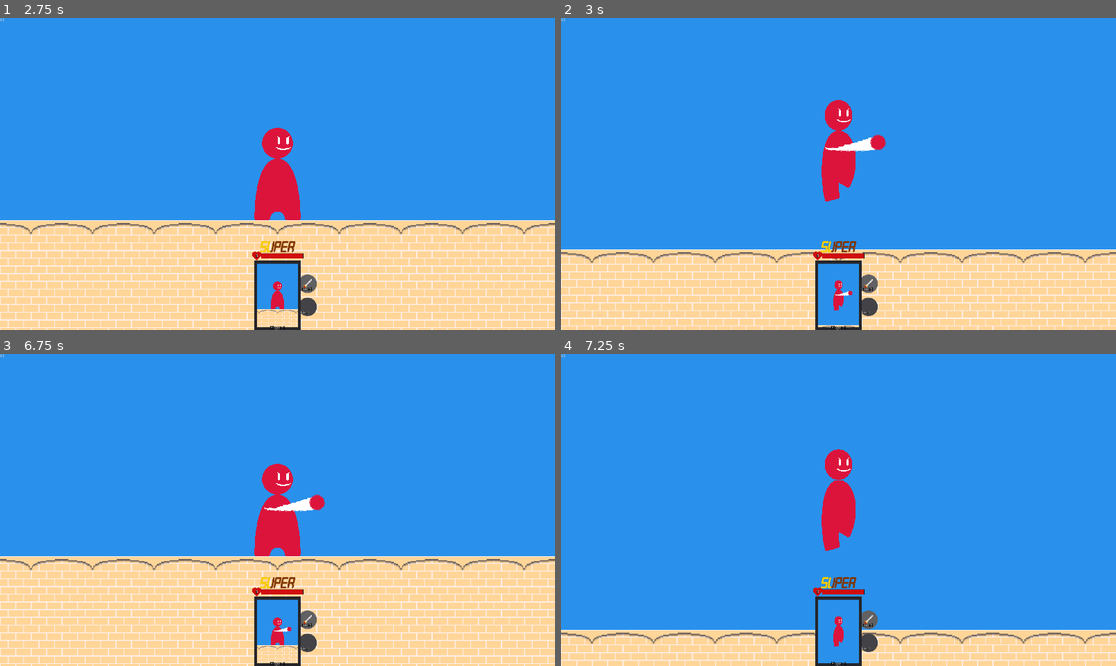
Above: before the commit, frames 1-4 (two rows, left to right).
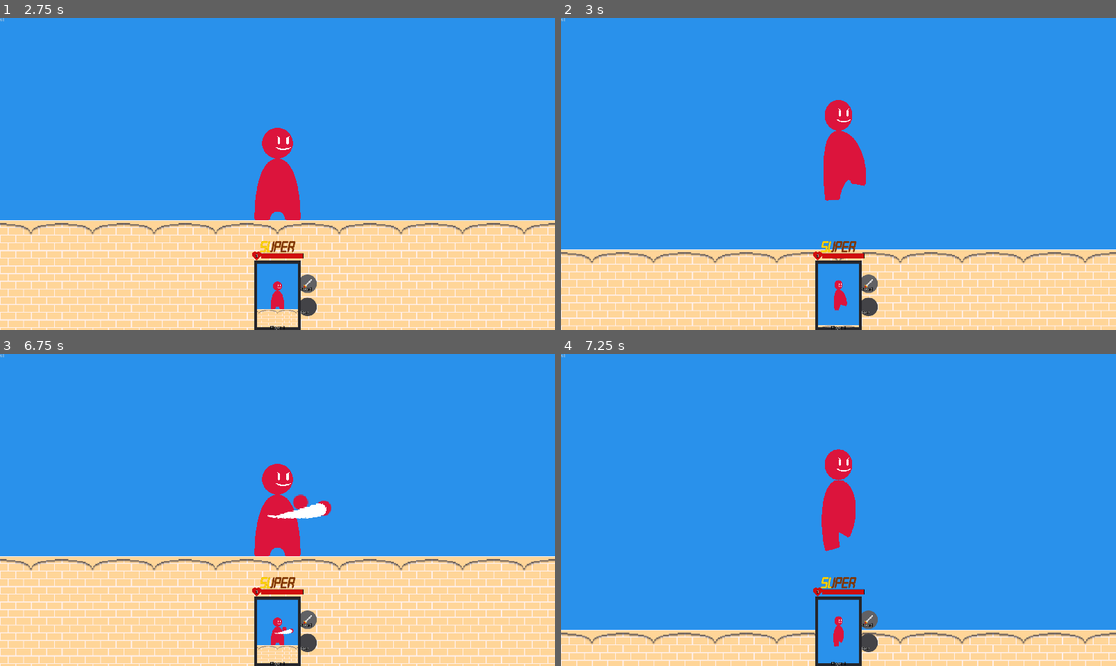
Above: after the commit, the same moments.

Repository: Essojadojef/offhand-champion
Game: Godot game, scene res://fight_gui.tscn
The game is run twice, just before and just after one commit, with the same random seed, the same clock (stepped at 60 frames per second) and the same inputs. The engine's default icon, where the game draws it, is replaced by a stand-in: a white triangle on a blue panel in a dark square.
Inputs (mouse positions are in pixels of both pictures, inside the frame that each line leads up to):
- Up to frame 1 (2.75 s): tap Enter at 0.5 s; move the mouse to (399, 158) at 0.52 s; hold Right (ui_right) 0.53-1.25 s; tap P at 0.6 s; click (399, 158) at 0.67 s; tap Space at 0.77, 2.27 s; click "Ready" at 1.25 s; move the mouse to (166, 189) at 2.02 s; hold Down (ui_down) from 2.03 s (still down); tap I at 2.1 s
- Up to frame 2 (3 s): tap Space at 2.75 s; move the mouse to (894, 105) at 2.77 s; release Down (ui_down) at 2.78 s; hold Right (ui_right) from 2.78 s (still down); tap J at 2.85 s
- Up to frame 3 (6.75 s): move the mouse to (249, 572) at 3.52 s; release Right (ui_right) at 3.53 s; hold Up (ui_up) 3.53-4.28 s; tap K at 3.6 s; click (249, 572) at 3.67 s; tap Space at 3.77, 4.52, 5.27 s; move the mouse to (444, 556) at 4.27 s; hold Left (ui_left) 4.28-5.78 s; tap O at 4.35 s; move the mouse to (111, 463) at 5.02 s; tap P at 5.1 s; move the mouse to (305, 510) at 5.77 s; hold Down (ui_down) 5.78-6.53 s; tap I at 5.85 s; click (305, 510) at 5.92 s; move the mouse to (194, 432) at 6.52 s; hold Right (ui_right) from 6.53 s (still down); tap J at 6.6 s
- Up to frame 4 (7.25 s): keep holding Right (ui_right); tap Space at 6.77 s

Frame 1 is identical in both runs. In frame 2, 0.7% of the frame differs, in the area x 46-59%, y 36-94%; in frame 3, 0.6%; in frame 4, nothing differs.

Commit message:
Changes and additions to bare.tscn.
Added midair_kick and kick_flurry attacks.
Changes to punch_1 and punch_2.

Diff:
--- a/weapon_masters/weapons/bare/scene.tscn
+++ b/weapon_masters/weapons/bare/scene.tscn
@@ -13,29 +13,48 @@
 	$Punch.hide()
 
 	skeleton = $Skeleton
+	animate_skeleton = false
 
 	if user and user.controller:
-		$Punch/Hand.modulate = user.controller.color
+		$Hand1.modulate = user.controller.color
+		$Hand2.modulate = user.controller.color
+	$Hand1.hide()
+	$Hand2.hide()
 
 func get_attack() -> String:
 
 	if user.v_tilt == -1:
 		return \"uppercut\"
-	if user.v_tilt == 1:
-		return \"kick\"
-
-	return \"punch_2\" if get_current_animation() == \"punch_1\" else \"punch_1\"
+
+	if user.on_ground:
+		if user.v_tilt == 1:
+			return \"kick\"
+
+		return \"punch_2\" if get_current_animation() == \"punch_1\" else \"punch_1\"
+
+	else:
+		if user.v_tilt == 1:
+			return \"kick_flurry\"
+
+		return \"midair_kick\"
 
 "
 
 [sub_resource type="CapsuleShape2D" id=2]
 radius = 8.0
-height = 24.0
-
-[sub_resource type="RectangleShape2D" id=3]
+height = 28.0
+
+[sub_resource type="CapsuleShape2D" id=3]
+radius = 12.0
+height = 40.0
+
+[sub_resource type="RectangleShape2D" id=4]
 extents = Vector2( 16, 16 )
 
-[sub_resource type="Animation" id=4]
+[sub_resource type="CircleShape2D" id=5]
+radius = 16.0
+
+[sub_resource type="Animation" id=6]
 length = 0.266667
 step = 0.0166667
 tracks/0/type = "value"
@@ -110,8 +129,354 @@
 "update": 1,
 "values": [ true, false ]
 }
-
-[sub_resource type="Animation" id=5]
+tracks/6/type = "value"
+tracks/6/path = NodePath("Kick:position")
+tracks/6/interp = 1
+tracks/6/loop_wrap = true
+tracks/6/imported = false
+tracks/6/enabled = true
+tracks/6/keys = {
+"times": PoolRealArray( 0 ),
+"transitions": PoolRealArray( 1 ),
+"update": 0,
+"values": [ Vector2( 20, 32 ) ]
+}
+tracks/7/type = "value"
+tracks/7/path = NodePath("Skeleton/FootL:position")
+tracks/7/interp = 1
+tracks/7/loop_wrap = true
+tracks/7/imported = false
+tracks/7/enabled = true
+tracks/7/keys = {
+"times": PoolRealArray( 0 ),
+"transitions": PoolRealArray( 1 ),
+"update": 0,
+"values": [ Vector2( -16, 48 ) ]
+}
+tracks/8/type = "value"
+tracks/8/path = NodePath("Skeleton/FootL:rotation_degrees")
+tracks/8/interp = 1
+tracks/8/loop_wrap = true
+tracks/8/imported = false
+tracks/8/enabled = true
+tracks/8/keys = {
+"times": PoolRealArray( 0 ),
+"transitions": PoolRealArray( 1 ),
+"update": 0,
+"values": [ 0.0 ]
+}
+
+[sub_resource type="Animation" id=7]
+resource_name = "kick_flurry"
+length = 0.666668
+step = 0.0166667
+tracks/0/type = "value"
+tracks/0/path = NodePath("MidairDownKick:active")
+tracks/0/interp = 1
+tracks/0/loop_wrap = true
+tracks/0/imported = false
+tracks/0/enabled = true
+tracks/0/keys = {
+"times": PoolRealArray( 0, 0.183333, 0.233333, 0.283333, 0.333333, 0.383333, 0.433333 ),
+"transitions": PoolRealArray( 1, 1, 1, 1, 1, 1, 1 ),
+"update": 1,
+"values": [ false, true, false, true, false, true, false ]
+}
+tracks/1/type = "value"
+tracks/1/path = NodePath(".:animate_skeleton")
+tracks/1/interp = 1
+tracks/1/loop_wrap = true
+tracks/1/imported = false
+tracks/1/enabled = true
+tracks/1/keys = {
+"times": PoolRealArray( 0, 0.433333 ),
+"transitions": PoolRealArray( 1, 1 ),
+"update": 1,
+"values": [ true, false ]
+}
+tracks/2/type = "value"
+tracks/2/path = NodePath("MidairDownKick:position")
+tracks/2/interp = 1
+tracks/2/loop_wrap = true
+tracks/2/imported = false
+tracks/2/enabled = true
+tracks/2/keys = {
+"times": PoolRealArray( 0, 0.283333, 0.383333 ),
+"transitions": PoolRealArray( 0, 0, 0 ),
+"update": 0,
+"values": [ Vector2( 4, 36 ), Vector2( 0, 36 ), Vector2( 4, 36 ) ]
+}
+tracks/3/type = "value"
+tracks/3/path = NodePath("Skeleton/FootR:position")
+tracks/3/interp = 1
+tracks/3/loop_wrap = true
+tracks/3/imported = false
+tracks/3/enabled = true
+tracks/3/keys = {
+"times": PoolRealArray( 0, 0.1, 0.133333, 0.183333, 0.233333, 0.333333, 0.383333, 0.483334, 0.666667 ),
+"transitions": PoolRealArray( 1, 1, 0.5, 2, 1, 0.5, 2, 1, 1 ),
+"update": 0,
+"values": [ Vector2( 4, 36 ), Vector2( 8, 32 ), Vector2( 8, 32 ), Vector2( 8, 48 ), Vector2( 8, 32 ), Vector2( 8, 32 ), Vector2( 8, 48 ), Vector2( 8, 32 ), Vector2( 4, 36 ) ]
+}
+tracks/4/type = "value"
+tracks/4/path = NodePath("Skeleton/FootR:rotation_degrees")
+tracks/4/interp = 1
+tracks/4/loop_wrap = true
+tracks/4/imported = false
+tracks/4/enabled = true
+tracks/4/keys = {
+"times": PoolRealArray( 0, 0.1, 0.133333, 0.183333, 0.233333, 0.333333, 0.383333, 0.483334, 0.666667 ),
+"transitions": PoolRealArray( 1, 1, 1, 1, 1, 1, 1, 1, 1 ),
+"update": 0,
+"values": [ 30.0, 15.0, 15.0, 0.0, 15.0, 15.0, 0.0, 15.0, 30.0 ]
+}
+tracks/5/type = "value"
+tracks/5/path = NodePath("Skeleton/FootL:position")
+tracks/5/interp = 1
+tracks/5/loop_wrap = true
+tracks/5/imported = false
+tracks/5/enabled = true
+tracks/5/keys = {
+"times": PoolRealArray( 0, 0.1, 0.233333, 0.283333, 0.333333, 0.483333, 0.666667 ),
+"transitions": PoolRealArray( 1, 1, 0.5, 2, 1, 1, 1 ),
+"update": 0,
+"values": [ Vector2( -6, 52 ), Vector2( -4, 32 ), Vector2( -4, 32 ), Vector2( -4, 48 ), Vector2( -4, 32 ), Vector2( -4, 32 ), Vector2( -6, 52 ) ]
+}
+tracks/6/type = "value"
+tracks/6/path = NodePath("Skeleton/FootL:rotation_degrees")
+tracks/6/interp = 1
+tracks/6/loop_wrap = true
+tracks/6/imported = false
+tracks/6/enabled = true
+tracks/6/keys = {
+"times": PoolRealArray( 0, 0.1, 0.233333, 0.283333, 0.333333, 0.483333, 0.666667 ),
+"transitions": PoolRealArray( 0.5, 1, 1, 1, 1, 1, 0.5 ),
+"update": 0,
+"values": [ -15.0, -20.0, -20.0, 0.0, -20.0, -20.0, -15.0 ]
+}
+tracks/7/type = "value"
+tracks/7/path = NodePath("Skeleton/BodyTop:position")
+tracks/7/interp = 1
+tracks/7/loop_wrap = true
+tracks/7/imported = false
+tracks/7/enabled = true
+tracks/7/keys = {
+"times": PoolRealArray( 0 ),
+"transitions": PoolRealArray( 1 ),
+"update": 0,
+"values": [ Vector2( 0, -20 ) ]
+}
+tracks/8/type = "value"
+tracks/8/path = NodePath("Skeleton/BodyTop:rotation_degrees")
+tracks/8/interp = 1
+tracks/8/loop_wrap = true
+tracks/8/imported = false
+tracks/8/enabled = true
+tracks/8/keys = {
+"times": PoolRealArray( 0 ),
+"transitions": PoolRealArray( 1 ),
+"update": 0,
+"values": [ 0.0 ]
+}
+tracks/9/type = "value"
+tracks/9/path = NodePath("Skeleton/Head:position")
+tracks/9/interp = 1
+tracks/9/loop_wrap = true
+tracks/9/imported = false
+tracks/9/enabled = true
+tracks/9/keys = {
+"times": PoolRealArray( 0 ),
+"transitions": PoolRealArray( 1 ),
+"update": 0,
+"values": [ Vector2( 0, -36 ) ]
+}
+tracks/10/type = "value"
+tracks/10/path = NodePath("Skeleton/Head:scale")
+tracks/10/interp = 1
+tracks/10/loop_wrap = true
+tracks/10/imported = false
+tracks/10/enabled = true
+tracks/10/keys = {
+"times": PoolRealArray( 0 ),
+"transitions": PoolRealArray( 1 ),
+"update": 0,
+"values": [ Vector2( 0.9, 1 ) ]
+}
+tracks/11/type = "value"
+tracks/11/path = NodePath("Skeleton/Head:rotation_degrees")
+tracks/11/interp = 1
+tracks/11/loop_wrap = true
+tracks/11/imported = false
+tracks/11/enabled = true
+tracks/11/keys = {
+"times": PoolRealArray( 0 ),
+"transitions": PoolRealArray( 1 ),
+"update": 0,
+"values": [ 0.0 ]
+}
+tracks/12/type = "value"
+tracks/12/path = NodePath("MidairDownKick:launch_distance")
+tracks/12/interp = 1
+tracks/12/loop_wrap = true
+tracks/12/imported = false
+tracks/12/enabled = true
+tracks/12/keys = {
+"times": PoolRealArray( 0, 0.383333 ),
+"transitions": PoolRealArray( 0, 0 ),
+"update": 0,
+"values": [ 0.1, 1.0 ]
+}
+
+[sub_resource type="Animation" id=8]
+resource_name = "midair_kick"
+length = 0.266667
+step = 0.0166667
+tracks/0/type = "value"
+tracks/0/path = NodePath("Kick:active")
+tracks/0/interp = 1
+tracks/0/loop_wrap = true
+tracks/0/imported = false
+tracks/0/enabled = true
+tracks/0/keys = {
+"times": PoolRealArray( 0, 0.0666667, 0.2 ),
+"transitions": PoolRealArray( 1, 1, 1 ),
+"update": 1,
+"values": [ false, true, false ]
+}
+tracks/1/type = "value"
+tracks/1/path = NodePath(".:animate_skeleton")
+tracks/1/interp = 1
+tracks/1/loop_wrap = true
+tracks/1/imported = false
+tracks/1/enabled = true
+tracks/1/keys = {
+"times": PoolRealArray( 0, 0.266667 ),
+"transitions": PoolRealArray( 1, 1 ),
+"update": 1,
+"values": [ true, false ]
+}
+tracks/2/type = "value"
+tracks/2/path = NodePath("Kick:position")
+tracks/2/interp = 1
+tracks/2/loop_wrap = true
+tracks/2/imported = false
+tracks/2/enabled = true
+tracks/2/keys = {
+"times": PoolRealArray( 0 ),
+"transitions": PoolRealArray( 1 ),
+"update": 0,
+"values": [ Vector2( 20, 24 ) ]
+}
+tracks/3/type = "value"
+tracks/3/path = NodePath("Skeleton/FootR:position")
+tracks/3/interp = 1
+tracks/3/loop_wrap = true
+tracks/3/imported = false
+tracks/3/enabled = true
+tracks/3/keys = {
+"times": PoolRealArray( 0, 0.0666667, 0.133334, 0.2, 0.266667 ),
+"transitions": PoolRealArray( 1, 1, 1, 1, 1 ),
+"update": 0,
+"values": [ Vector2( 4, 36 ), Vector2( 20, 36 ), Vector2( 32, 32 ), Vector2( 20, 28 ), Vector2( 4, 36 ) ]
+}
+tracks/4/type = "value"
+tracks/4/path = NodePath("Skeleton/FootR:rotation_degrees")
+tracks/4/interp = 1
+tracks/4/loop_wrap = true
+tracks/4/imported = false
+tracks/4/enabled = true
+tracks/4/keys = {
+"times": PoolRealArray( 0, 0.0666667, 0.133334, 0.2, 0.266667 ),
+"transitions": PoolRealArray( 1, 1, 1, 1, 1 ),
+"update": 0,
+"values": [ 30.0, 10.0, 0.0, 0.0, 30.0 ]
+}
+tracks/5/type = "value"
+tracks/5/path = NodePath("Skeleton/FootL:position")
+tracks/5/interp = 1
+tracks/5/loop_wrap = true
+tracks/5/imported = false
+tracks/5/enabled = true
+tracks/5/keys = {
+"times": PoolRealArray( 0 ),
+"transitions": PoolRealArray( 1 ),
+"update": 0,
+"values": [ Vector2( -6, 52 ) ]
+}
+tracks/6/type = "value"
+tracks/6/path = NodePath("Skeleton/FootL:rotation_degrees")
+tracks/6/interp = 1
+tracks/6/loop_wrap = true
+tracks/6/imported = false
+tracks/6/enabled = true
+tracks/6/keys = {
+"times": PoolRealArray( 0, 0.0666667, 0.2, 0.266667 ),
+"transitions": PoolRealArray( 0.5, 1, 1, 1 ),
+"update": 0,
+"values": [ -15.0, -5.0, -5.0, -15.0 ]
+}
+tracks/7/type = "value"
+tracks/7/path = NodePath("Skeleton/BodyTop:position")
+tracks/7/interp = 1
+tracks/7/loop_wrap = true
+tracks/7/imported = false
+tracks/7/enabled = true
+tracks/7/keys = {
+"times": PoolRealArray( 0 ),
+"transitions": PoolRealArray( 1 ),
+"update": 0,
+"values": [ Vector2( 0, -20 ) ]
+}
+tracks/8/type = "value"
+tracks/8/path = NodePath("Skeleton/BodyTop:rotation_degrees")
+tracks/8/interp = 1
+tracks/8/loop_wrap = true
+tracks/8/imported = false
+tracks/8/enabled = true
+tracks/8/keys = {
+"times": PoolRealArray( 0 ),
+"transitions": PoolRealArray( 1 ),
+"update": 0,
+"values": [ 0.0 ]
+}
+tracks/9/type = "value"
+tracks/9/path = NodePath("Skeleton/Head:position")
+tracks/9/interp = 1
+tracks/9/loop_wrap = true
+tracks/9/imported = false
+tracks/9/enabled = true
+tracks/9/keys = {
+"times": PoolRealArray( 0 ),
+"transitions": PoolRealArray( 1 ),
+"update": 0,
+"values": [ Vector2( 0, -36 ) ]
+}
+tracks/10/type = "value"
+tracks/10/path = NodePath("Skeleton/Head:scale")
+tracks/10/interp = 1
+tracks/10/loop_wrap = true
+tracks/10/imported = false
+tracks/10/enabled = true
+tracks/10/keys = {
+"times": PoolRealArray( 0 ),
+"transitions": PoolRealArray( 1 ),
+"update": 0,
+"values": [ Vector2( 0.9, 1 ) ]
+}
+tracks/11/type = "value"
+tracks/11/path = NodePath("Skeleton/Head:rotation_degrees")
+tracks/11/interp = 1
+tracks/11/loop_wrap = true
+tracks/11/imported = false
+tracks/11/enabled = true
+tracks/11/keys = {
+"times": PoolRealArray( 0 ),
+"transitions": PoolRealArray( 1 ),
+"update": 0,
+"values": [ 0.0 ]
+}
+
+[sub_resource type="Animation" id=9]
 length = 0.2
 step = 0.0166667
 tracks/0/type = "value"
@@ -121,7 +486,7 @@
 tracks/0/imported = false
 tracks/0/enabled = true
 tracks/0/keys = {
-"times": PoolRealArray( 0, 0.133333 ),
+"times": PoolRealArray( 0.0666667, 0.133333 ),
 "transitions": PoolRealArray( 1, 1 ),
 "update": 1,
 "values": [ true, false ]
@@ -133,10 +498,10 @@
 tracks/1/imported = false
 tracks/1/enabled = true
 tracks/1/keys = {
-"times": PoolRealArray( 0, 0.133333, 0.166667, 0.2 ),
-"transitions": PoolRealArray( 0.5, 1, 1, 0.5 ),
-"update": 0,
-"values": [ Vector2( 8, -4 ), Vector2( 28, -6 ), Vector2( 28, -6 ), Vector2( 20, -4 ) ]
+"times": PoolRealArray( 0, 0.2 ),
+"transitions": PoolRealArray( 1, 1 ),
+"update": 0,
+"values": [ Vector2( 28, 2 ), Vector2( 28, 2 ) ]
 }
 tracks/2/type = "value"
 tracks/2/path = NodePath("Punch:visible")
@@ -157,8 +522,8 @@
 tracks/3/imported = false
 tracks/3/enabled = true
 tracks/3/keys = {
-"times": PoolRealArray( 0, 0.0333333, 0.133333, 0.166667 ),
-"transitions": PoolRealArray( 1, 1, 1, 1 ),
+"times": PoolRealArray( 0, 0.0666667, 0.1, 0.133333 ),
+"transitions": PoolRealArray( 0, 1, 1, 1 ),
 "update": 0,
 "values": [ Color( 1, 1, 1, 0 ), Color( 1, 1, 1, 1 ), Color( 1, 1, 1, 1 ), Color( 1, 1, 1, 0 ) ]
 }
@@ -198,8 +563,56 @@
 "update": 1,
 "values": [ false ]
 }
-
-[sub_resource type="Animation" id=6]
+tracks/7/type = "value"
+tracks/7/path = NodePath("Hand1:position")
+tracks/7/interp = 1
+tracks/7/loop_wrap = true
+tracks/7/imported = false
+tracks/7/enabled = true
+tracks/7/keys = {
+"times": PoolRealArray( 0, 0.0666667, 0.133333, 0.2 ),
+"transitions": PoolRealArray( 0.5, 1, 1, 0.5 ),
+"update": 0,
+"values": [ Vector2( 24, 4 ), Vector2( 48, -2 ), Vector2( 48, -2 ), Vector2( 24, 4 ) ]
+}
+tracks/8/type = "value"
+tracks/8/path = NodePath("Hand1:visible")
+tracks/8/interp = 1
+tracks/8/loop_wrap = true
+tracks/8/imported = false
+tracks/8/enabled = true
+tracks/8/keys = {
+"times": PoolRealArray( 0, 0.2 ),
+"transitions": PoolRealArray( 1, 1 ),
+"update": 1,
+"values": [ true, false ]
+}
+tracks/9/type = "value"
+tracks/9/path = NodePath("Hand2:position")
+tracks/9/interp = 1
+tracks/9/loop_wrap = true
+tracks/9/imported = false
+tracks/9/enabled = true
+tracks/9/keys = {
+"times": PoolRealArray( 0 ),
+"transitions": PoolRealArray( 1 ),
+"update": 0,
+"values": [ Vector2( 24, -8 ) ]
+}
+tracks/10/type = "value"
+tracks/10/path = NodePath("Hand2:visible")
+tracks/10/interp = 1
+tracks/10/loop_wrap = true
+tracks/10/imported = false
+tracks/10/enabled = true
+tracks/10/keys = {
+"times": PoolRealArray( 0, 0.2 ),
+"transitions": PoolRealArray( 1, 1 ),
+"update": 1,
+"values": [ true, false ]
+}
+
+[sub_resource type="Animation" id=10]
 length = 0.2
 step = 0.0166667
 tracks/0/type = "value"
@@ -209,7 +622,7 @@
 tracks/0/imported = false
 tracks/0/enabled = true
 tracks/0/keys = {
-"times": PoolRealArray( 0, 0.133333 ),
+"times": PoolRealArray( 0.0666667, 0.133333 ),
 "transitions": PoolRealArray( 1, 1 ),
 "update": 1,
 "values": [ true, false ]
@@ -221,10 +634,10 @@
 tracks/1/imported = false
 tracks/1/enabled = true
 tracks/1/keys = {
-"times": PoolRealArray( 0, 0.133333, 0.166667, 0.2 ),
-"transitions": PoolRealArray( 0.5, 1, 1, 1 ),
-"update": 0,
-"values": [ Vector2( 8, -8 ), Vector2( 28, -6 ), Vector2( 28, -6 ), Vector2( 20, -8 ) ]
+"times": PoolRealArray( 0, 0.2 ),
+"transitions": PoolRealArray( 1, 1 ),
+"update": 0,
+"values": [ Vector2( 28, -6 ), Vector2( 28, -6 ) ]
 }
 tracks/2/type = "value"
 tracks/2/path = NodePath("Punch:visible")
@@ -245,8 +658,8 @@
 tracks/3/imported = false
 tracks/3/enabled = true
 tracks/3/keys = {
-"times": PoolRealArray( 0, 0.0333333, 0.133333, 0.166667 ),
-"transitions": PoolRealArray( 1, 1, 1, 1 ),
+"times": PoolRealArray( 0, 0.0666667, 0.1, 0.133333 ),
+"transitions": PoolRealArray( 0, 1, 1, 1 ),
 "update": 0,
 "values": [ Color( 1, 1, 1, 0 ), Color( 1, 1, 1, 1 ), Color( 1, 1, 1, 1 ), Color( 1, 1, 1, 0 ) ]
 }
@@ -286,94 +699,105 @@
 "update": 1,
 "values": [ true ]
 }
-
-[sub_resource type="Animation" id=7]
-resource_name = "uppercut"
-length = 0.266667
+tracks/7/type = "value"
+tracks/7/path = NodePath("Hand1:visible")
+tracks/7/interp = 1
+tracks/7/loop_wrap = true
+tracks/7/imported = false
+tracks/7/enabled = true
+tracks/7/keys = {
+"times": PoolRealArray( 0, 0.2 ),
+"transitions": PoolRealArray( 1, 1 ),
+"update": 1,
+"values": [ true, false ]
+}
+tracks/8/type = "value"
+tracks/8/path = NodePath("Hand1:position")
+tracks/8/interp = 1
+tracks/8/loop_wrap = true
+tracks/8/imported = false
+tracks/8/enabled = true
+tracks/8/keys = {
+"times": PoolRealArray( 0, 0.0666667, 0.133333, 0.2 ),
+"transitions": PoolRealArray( 1, 1, 1, 1 ),
+"update": 0,
+"values": [ Vector2( 24, -8 ), Vector2( 48, -2 ), Vector2( 48, -2 ), Vector2( 24, -8 ) ]
+}
+tracks/9/type = "value"
+tracks/9/path = NodePath("Hand2:position")
+tracks/9/interp = 1
+tracks/9/loop_wrap = true
+tracks/9/imported = false
+tracks/9/enabled = true
+tracks/9/keys = {
+"times": PoolRealArray( 0 ),
+"transitions": PoolRealArray( 1 ),
+"update": 0,
+"values": [ Vector2( 24, 4 ) ]
+}
+tracks/10/type = "value"
+tracks/10/path = NodePath("Hand2:visible")
+tracks/10/interp = 1
+tracks/10/loop_wrap = true
+tracks/10/imported = false
+tracks/10/enabled = true
+tracks/10/keys = {
+"times": PoolRealArray( 0, 0.2 ),
+"transitions": PoolRealArray( 1, 1 ),
+"update": 1,
+"values": [ true, false ]
+}
+
+[sub_resource type="Animation" id=11]
+length = 0.366667
 step = 0.0166667
 tracks/0/type = "value"
-tracks/0/path = NodePath("Punch:active")
+tracks/0/path = NodePath("Uppercut:active")
 tracks/0/interp = 1
 tracks/0/loop_wrap = true
 tracks/0/imported = false
 tracks/0/enabled = true
 tracks/0/keys = {
-"times": PoolRealArray( 0.0666667, 0.166667 ),
+"times": PoolRealArray( 0.0666667, 0.2 ),
 "transitions": PoolRealArray( 1, 1 ),
 "update": 1,
 "values": [ true, false ]
 }
 tracks/1/type = "value"
-tracks/1/path = NodePath("Punch:position")
+tracks/1/path = NodePath("Uppercut:position")
 tracks/1/interp = 1
 tracks/1/loop_wrap = true
 tracks/1/imported = false
 tracks/1/enabled = true
 tracks/1/keys = {
-"times": PoolRealArray( 0, 0.0666668, 0.166667, 0.233333, 0.266667 ),
-"transitions": PoolRealArray( 0.5, 0.5, 1, 1, 0.5 ),
-"update": 0,
-"values": [ Vector2( 16, 8 ), Vector2( 16, 8 ), Vector2( 32, -32 ), Vector2( 32, -32 ), Vector2( 16, 0 ) ]
+"times": PoolRealArray( 0, 0.0666668, 0.2, 0.333333, 0.366667 ),
+"transitions": PoolRealArray( 1, 0.5, 1, 1, 0.5 ),
+"update": 0,
+"values": [ Vector2( 24, 8 ), Vector2( 24, 8 ), Vector2( 24, -40 ), Vector2( 24, -40 ), Vector2( 24, 0 ) ]
 }
 tracks/2/type = "value"
-tracks/2/path = NodePath("Punch:visible")
+tracks/2/path = NodePath("Uppercut:visible")
 tracks/2/interp = 1
 tracks/2/loop_wrap = true
 tracks/2/imported = false
 tracks/2/enabled = true
 tracks/2/keys = {
-"times": PoolRealArray( 0, 0.266667 ),
+"times": PoolRealArray( 0, 0.366667 ),
 "transitions": PoolRealArray( 1, 1 ),
 "update": 1,
 "values": [ true, false ]
 }
 tracks/3/type = "value"
-tracks/3/path = NodePath("Punch/Trail:modulate")
+tracks/3/path = NodePath("Uppercut/Trail:modulate")
 tracks/3/interp = 1
 tracks/3/loop_wrap = true
 tracks/3/imported = false
 tracks/3/enabled = true
 tracks/3/keys = {
-"times": PoolRealArray( 0, 0.0666667, 0.133333, 0.2, 0.233333 ),
-"transitions": PoolRealArray( 1, 1, 1, 1, 1 ),
+"times": PoolRealArray( 0, 0.0666667, 0.2, 0.266667, 0.3 ),
+"transitions": PoolRealArray( 1, 0.5, 1, 1, 1 ),
 "update": 0,
 "values": [ Color( 1, 1, 1, 0 ), Color( 1, 1, 1, 0 ), Color( 1, 1, 1, 1 ), Color( 1, 1, 1, 1 ), Color( 1, 1, 1, 0 ) ]
-}
-tracks/4/type = "value"
-tracks/4/path = NodePath("Punch:rotation_degrees")
-tracks/4/interp = 1
-tracks/4/loop_wrap = true
-tracks/4/imported = false
-tracks/4/enabled = true
-tracks/4/keys = {
-"times": PoolRealArray( 0, 0.0666668, 0.166667, 0.266667 ),
-"transitions": PoolRealArray( 1, 0.5, 1, 1 ),
-"update": 0,
-"values": [ -60.0, -60.0, -80.0, -80.0 ]
-}
-tracks/5/type = "value"
-tracks/5/path = NodePath("Punch:z_index")
-tracks/5/interp = 1
-tracks/5/loop_wrap = true
-tracks/5/imported = false
-tracks/5/enabled = true
-tracks/5/keys = {
-"times": PoolRealArray( 0 ),
-"transitions": PoolRealArray( 1 ),
-"update": 1,
-"values": [ 5 ]
-}
-tracks/6/type = "value"
-tracks/6/path = NodePath("Punch/Trail:flip_v")
-tracks/6/interp = 1
-tracks/6/loop_wrap = true
-tracks/6/imported = false
-tracks/6/enabled = true
-tracks/6/keys = {
-"times": PoolRealArray( 0 ),
-"transitions": PoolRealArray( 1 ),
-"update": 1,
-"values": [ false ]
 }
 
 [node name="Bare" type="Node2D"]
@@ -381,13 +805,45 @@
 
 [node name="Skeleton" parent="." instance=ExtResource( 5 )]
 
+[node name="Head" parent="Skeleton" index="0"]
+position = Vector2( 0, -36 )
+scale = Vector2( 0.9, 1 )
+
+[node name="BodyTop" parent="Skeleton" index="1"]
+position = Vector2( 0, -20 )
+
+[node name="FootL" parent="Skeleton" index="3"]
+position = Vector2( -6, 52 )
+rotation = -0.261799
+
+[node name="FootR" parent="Skeleton" index="4"]
+position = Vector2( 4, 36 )
+rotation = 0.523599
+
+[node name="Hand1" type="Sprite" parent="."]
+show_behind_parent = true
+position = Vector2( 24, 4 )
+z_index = -4
+texture = ExtResource( 2 )
+
+[node name="Hand2" type="Sprite" parent="."]
+show_behind_parent = true
+position = Vector2( 24, -8 )
+z_index = 4
+texture = ExtResource( 2 )
+
 [node name="Punch" type="Area2D" parent="."]
-visible = false
-position = Vector2( 20, -4 )
+position = Vector2( 28, 2 )
 rotation = -0.1309
 z_index = 5
 collision_layer = 0
 script = ExtResource( 1 )
+
+[node name="CollisionShape2D" type="CollisionShape2D" parent="Punch"]
+show_behind_parent = true
+position = Vector2( 4, 5.72205e-06 )
+rotation = 1.5708
+shape = SubResource( 2 )
 
 [node name="Trail" type="Sprite" parent="Punch"]
 modulate = Color( 1, 1, 1, 0 )
@@ -395,28 +851,47 @@
 position = Vector2( -8, 0 )
 texture = ExtResource( 3 )
 
-[node name="Hand" type="Sprite" parent="Punch"]
-show_behind_parent = true
-position = Vector2( 16, 0 )
-texture = ExtResource( 2 )
-
-[node name="CollisionShape2D" type="CollisionShape2D" parent="Punch"]
-position = Vector2( 4, 0 )
-rotation = 1.5708
-shape = SubResource( 2 )
-
-[node name="Kick" type="Area2D" parent="."]
-position = Vector2( 20, 32 )
+[node name="Uppercut" type="Area2D" parent="."]
+visible = false
+position = Vector2( 24, 0 )
+z_index = 5
 collision_layer = 0
 script = ExtResource( 1 )
+launch_angle = -90.0
+
+[node name="CollisionShape2D" type="CollisionShape2D" parent="Uppercut"]
+show_behind_parent = true
+shape = SubResource( 3 )
+
+[node name="Trail" type="Sprite" parent="Uppercut"]
+modulate = Color( 1, 1, 1, 0 )
+show_behind_parent = true
+rotation = -1.57079
+texture = ExtResource( 3 )
+
+[node name="Kick" type="Area2D" parent="."]
+position = Vector2( 20, 24 )
+collision_layer = 0
+script = ExtResource( 1 )
 
 [node name="CollisionShape2D" type="CollisionShape2D" parent="Kick"]
-shape = SubResource( 3 )
+shape = SubResource( 4 )
+
+[node name="MidairDownKick" type="Area2D" parent="."]
+position = Vector2( 4, 36 )
+collision_layer = 0
+script = ExtResource( 1 )
+launch_angle = 90.0
+
+[node name="CollisionShape2D" type="CollisionShape2D" parent="MidairDownKick"]
+shape = SubResource( 5 )
 
 [node name="AnimationPlayer" type="AnimationPlayer" parent="."]
-anims/kick = SubResource( 4 )
-anims/punch_1 = SubResource( 5 )
-anims/punch_2 = SubResource( 6 )
-anims/uppercut = SubResource( 7 )
+anims/kick = SubResource( 6 )
+anims/kick_flurry = SubResource( 7 )
+anims/midair_kick = SubResource( 8 )
+anims/punch_1 = SubResource( 9 )
+anims/punch_2 = SubResource( 10 )
+anims/uppercut = SubResource( 11 )
 
 [editable path="Skeleton"]
Binary file added: weapon_masters/weapons/bare/hand_2.png
Not shown, added: weapon_masters/weapons/bare/hand_2.png.import
Not shown: 1 places in weapon_masters/weapons/bare/scene.tscn that only renumber resources
